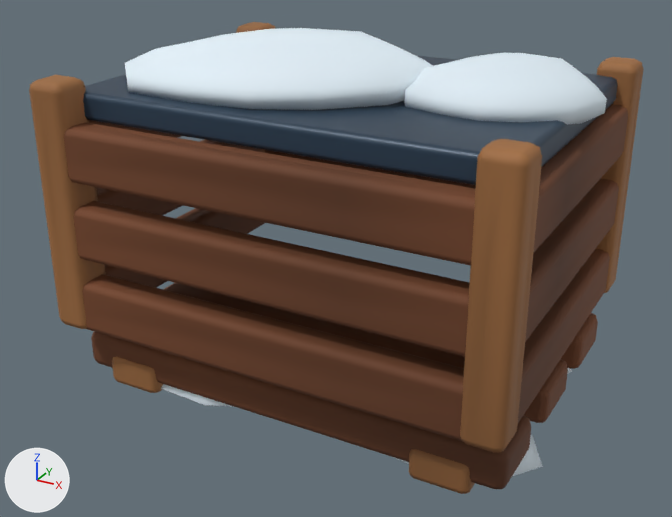
What one commit did to the glTF model HavenlineGodot/assets/stations_v2/cargo_crate.glb.
Both versions are drawn from a 50 mm camera at (1.228, -2.32, 1.546) aimed at (-0.026, -0.039, 0.405). The lights are fixed; the arrows at lower left show +X, +Y and +Z. The older version comes first. Vertices at exactly the same position are counted once.

In view in the first picture: 'cargo_crate'.
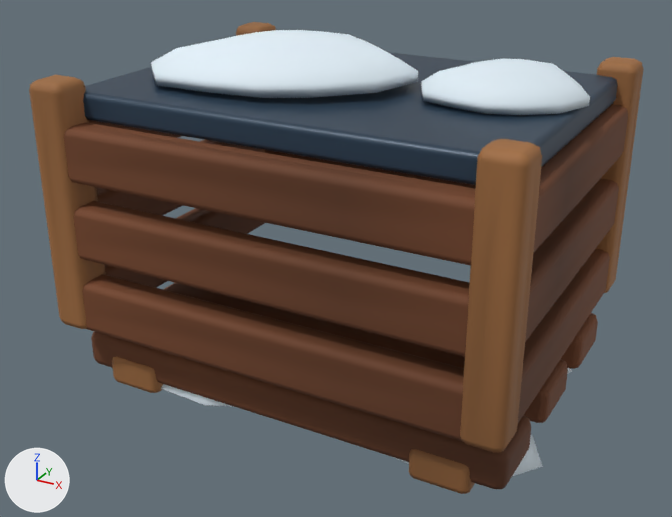
Location of each change, [x1, y1, x2, y2] in pixels of the pictures (672 x 517 px; the box of a moved part takes in the faces that stretch with it):
part 1 of me_cargo_crate, moved or reshaped: before [125, 28, 607, 125]; after [151, 30, 590, 115]

Patch to the scene script:
```diff
--- a/HavenlineGodot/assets/stations_v2/cargo_crate.glb.py
+++ b/HavenlineGodot/assets/stations_v2/cargo_crate.glb.py
@@ me_cargo_crate @@
 me_cargo_crate.from_pydata(...)  # 3473 vertices, 6431 faces; spans x -0.725..0.722, y -0.55..0.618, z -0.01..1.06
 # used by ob_cargo_crate; location = (0.0, 0.0, 0.0)
+# me_cargo_crate part 1: 171 of 3473 vertices moved; they spanned x -0.615..0.709, y -0.404..0.413, z 0.87..1.056 and now span x -0.549..0.666, y -0.336..0.337, z 0.923..1.056; mean shift (0.0, 0.0, 0.014); largest move (-0.477, -0.393, 0.937) -> (-0.433, -0.328, 0.951)
 me_cargo_crate.materials.append(mat_hl_snow)
```
